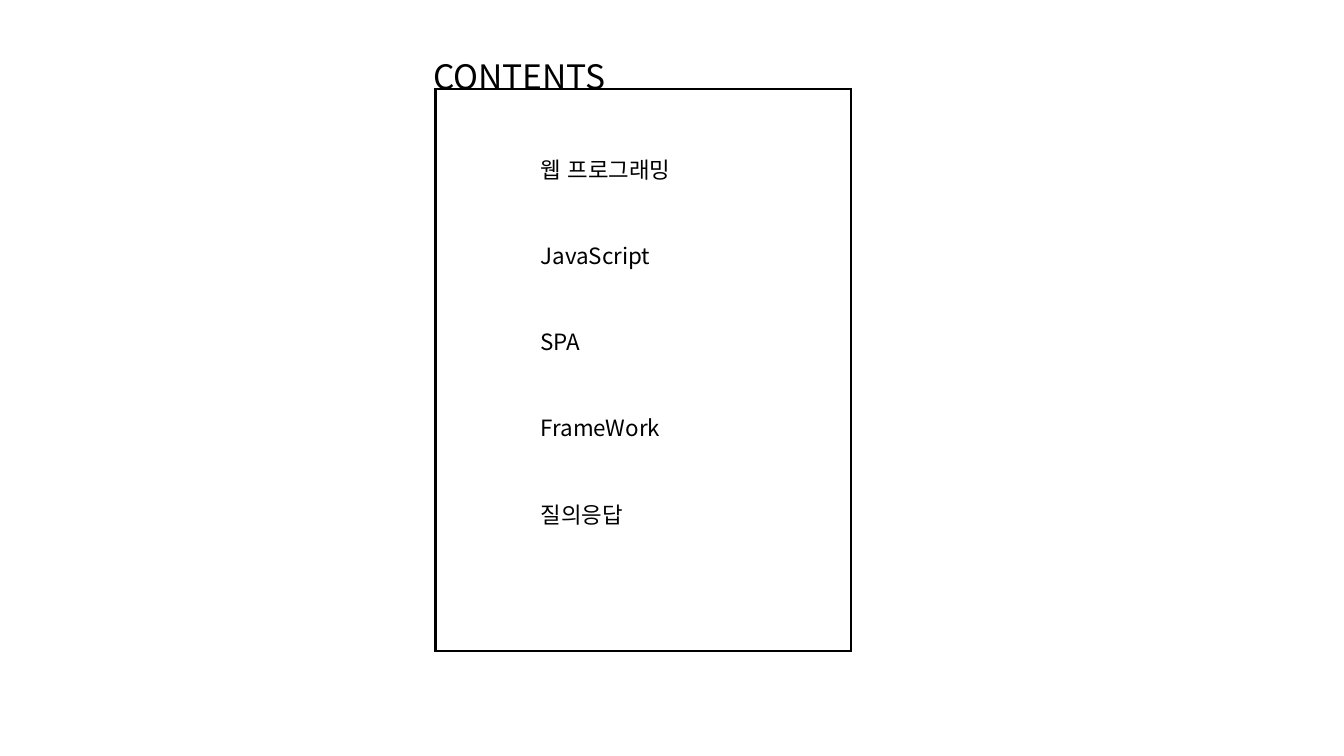
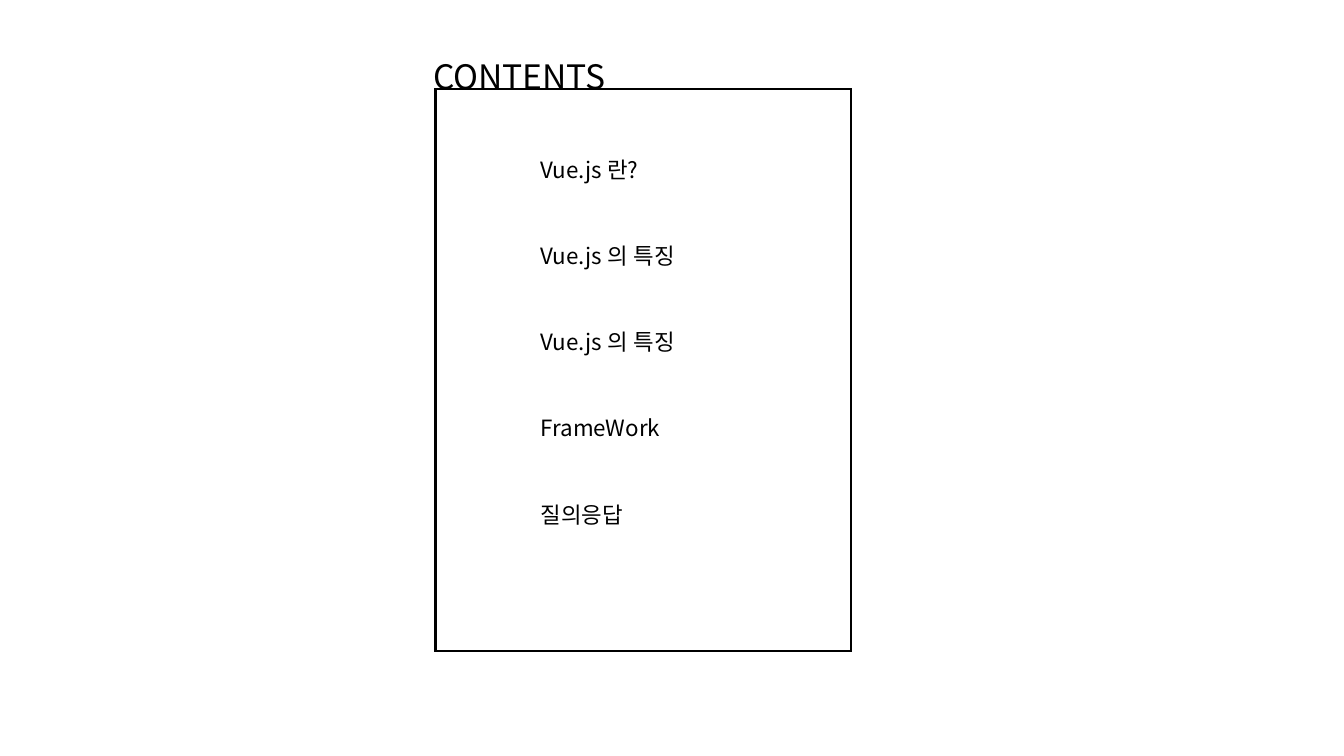
Before and after one commit to gunwoongPark/Seminar, a slide deck: slide 2 of 2021_01_12/세미나2.pptx. Drawn at 1344x756 pixels with LibreOffice and Linux fonts; fonts in the diff are those of the drawing. Boxes give left, top, right and bottom in pixels: in the first picture for what was removed or moved away, otherwise in the second. Text is boxed around its words. In the diff, an @@ line names an element or a change of style, - is before the commit and + after.

```diff
--- a/2021_01_12/세미나2.pptx
+++ b/2021_01_12/세미나2.pptx
@@ text at bbox=[541, 159, 638, 183]: text changed @@
-웹 프로그래밍
+Vue.js 란?
@@ text at bbox=[541, 245, 675, 270]: text changed @@
-JavaScript
+Vue.js 의 특징
@@ text at bbox=[541, 331, 675, 356]: text changed @@
-SPA
+Vue.js 의 특징
```
Also in this commit, not shown: 1 other slide changed, 6 slides added, 1 slide removed.
